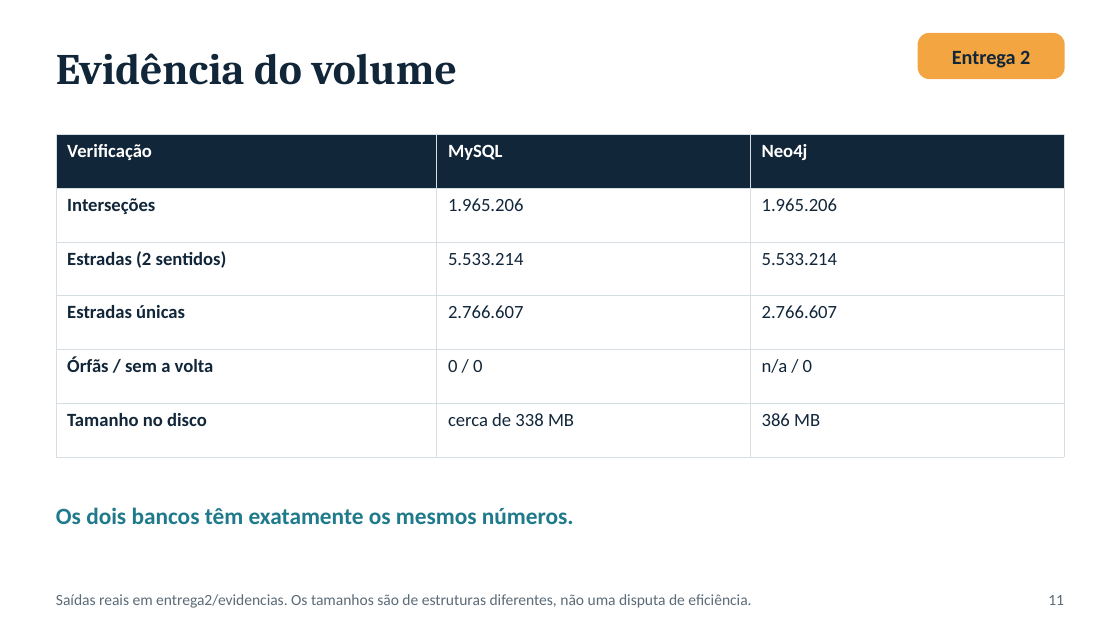
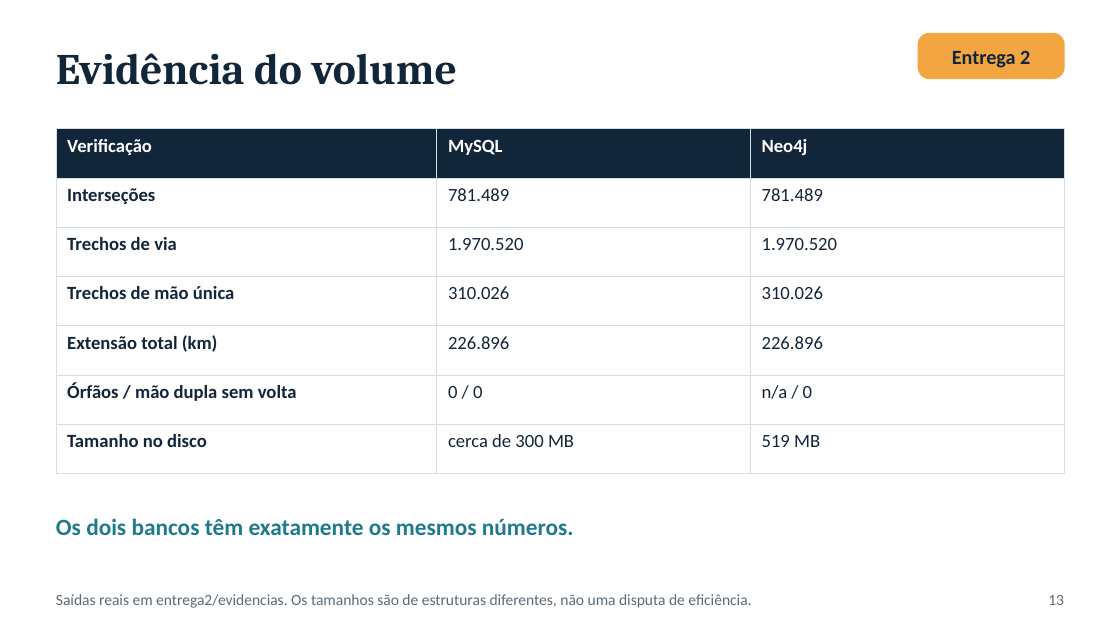
Before and after one commit to Sofyaolvs/projeto3-nosql-grafos, a slide deck: slide 13 of Entrega1-Projeto3-NoSQL-Grafos.pptx (slide 11 before the commit). Drawn at 1120x630 pixels with LibreOffice and Linux fonts; fonts in the diff are those of the drawing. Boxes give left, top, right and bottom in pixels: in the first picture for what was removed or moved away, otherwise in the second. Text is boxed around its words. In the diff, an @@ line names an element or a change of style, - is before the commit and + after.

```diff
--- a/Entrega1-Projeto3-NoSQL-Grafos.pptx
+++ b/Entrega1-Projeto3-NoSQL-Grafos.pptx
@@ table at bbox=[56, 129, 1064, 451] @@
-row 2: Interseções | 1.965.206 | 1.965.206
-row 3: Estradas (2 sentidos) | 5.533.214 | 5.533.214
-row 4: Estradas únicas | 2.766.607 | 2.766.607
-row 5: Órfãs / sem a volta | 0 / 0 | n/a / 0
-row 6: Tamanho no disco | cerca de 338 MB | 386 MB
+row 2: Interseções | 781.489 | 781.489
+row 3: Trechos de via | 1.970.520 | 1.970.520
+row 4: Trechos de mão única | 310.026 | 310.026
+row 5: Extensão total (km) | 226.896 | 226.896
+row 6: Órfãos / mão dupla sem volta | 0 / 0 | n/a / 0
+row 7: Tamanho no disco | cerca de 300 MB | 519 MB
@@ table: place and size @@
-table at bbox=[56, 134, 1064, 430]
+table at bbox=[56, 129, 1064, 451]
@@ text "Os dois bancos têm exatamente ...": place and size @@
-text "Os dois bancos têm exatamente ..." at bbox=[56, 507, 574, 524]
+text "Os dois bancos têm exatamente ..." at bbox=[56, 518, 574, 535]
@@ text at bbox=[1048, 595, 1064, 605]: text changed @@
-11
+13
```
Also in this commit, not shown: 7 other slides changed, 2 slides added, 28 other files.
